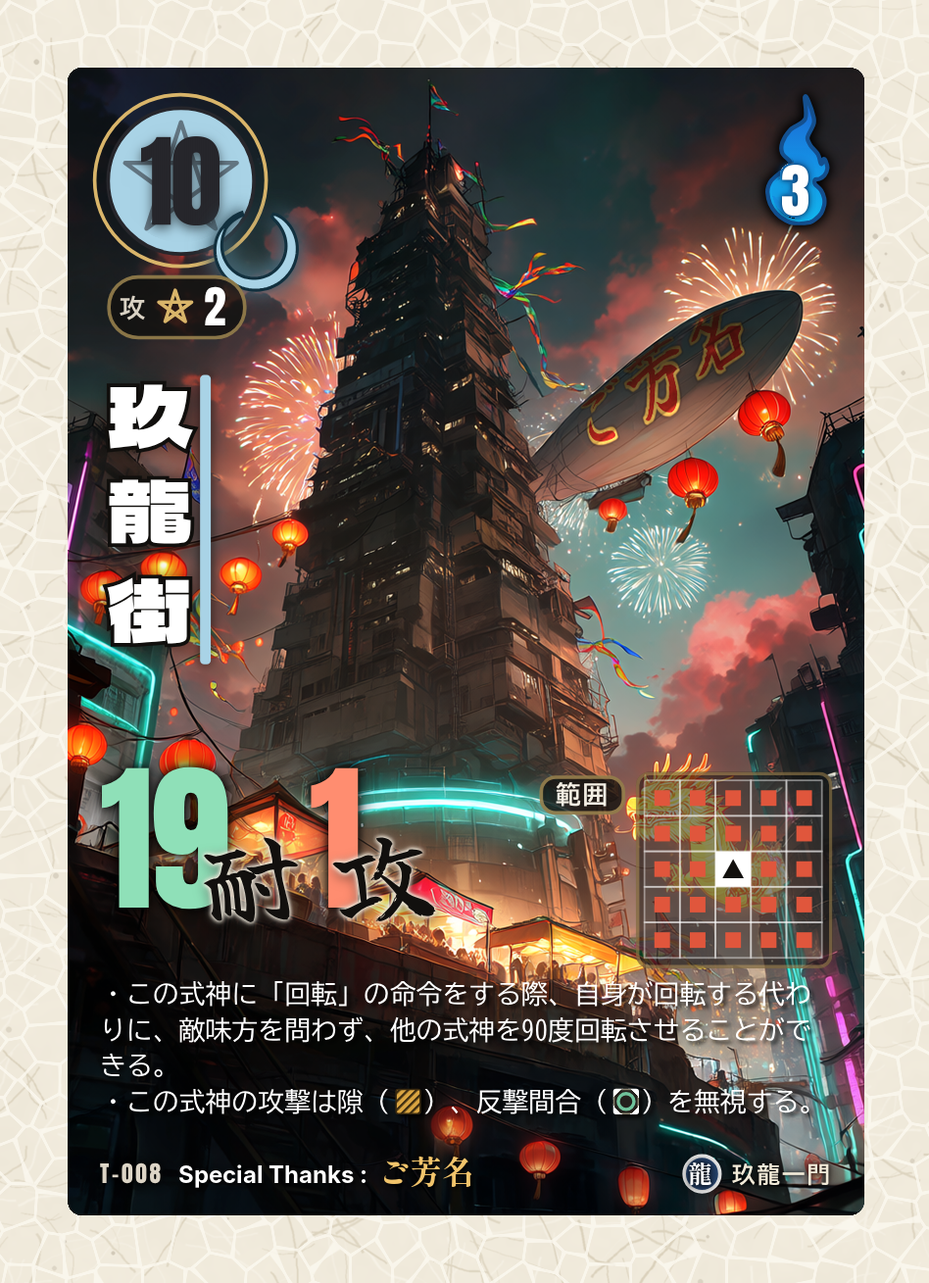
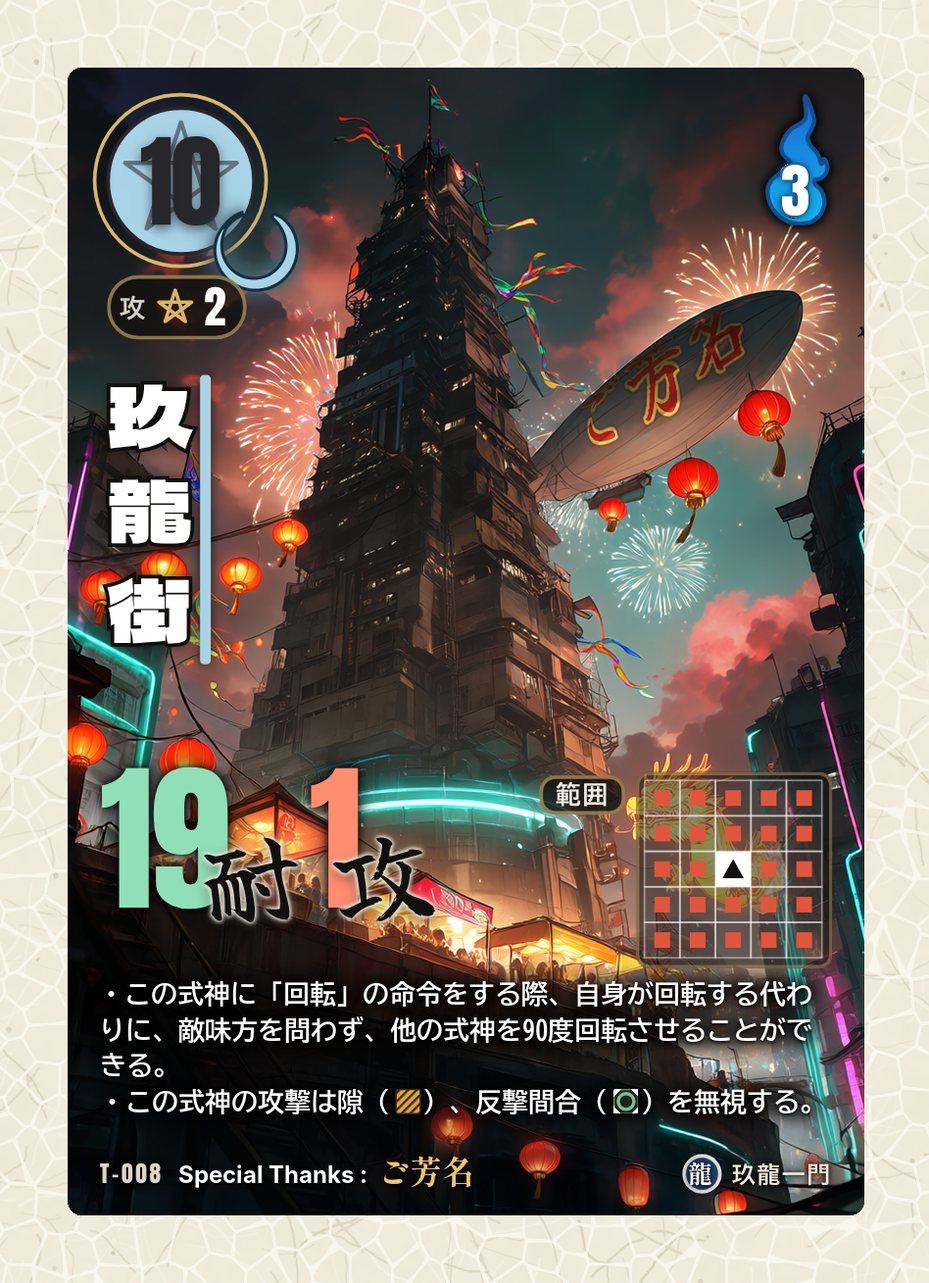
Layers edited between the first and the second (929, 1283) image:
removed layer "11_効果文_白文字と影" over [100, 978, 819, 1123]
added layer "11c_効果文_白文字_太字(影なし)" above "11b_効果文の影_内側(下に少し・黒95%)" over [101, 980, 813, 1116]
added layer "11b_効果文の影_内側(下に少し・黒95%)" (95%) above "11a_効果文の影_外側(広め・黒85%)" over [97, 977, 816, 1121]
added layer "11a_効果文の影_外側(広め・黒85%)" (85%) above "10_間合" over [89, 959, 832, 1136]
